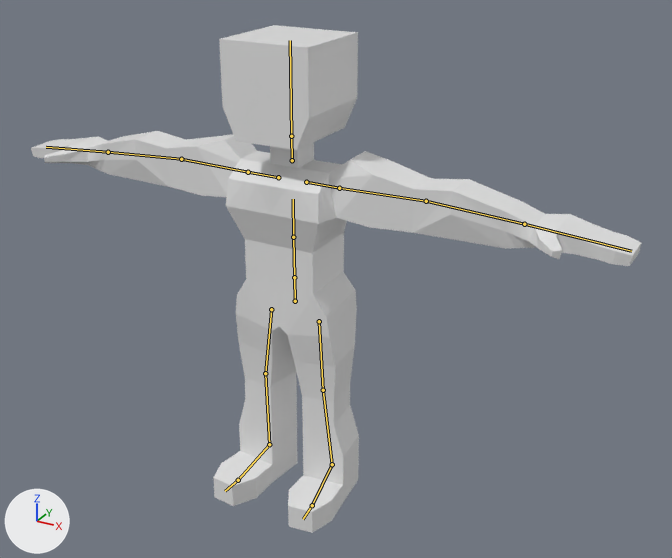
The Blender file ragdoll1.blend: old version first, new version second.
One viewpoint serves both versions: a 50 mm lens placed at (1.69, -2.75, 2.32), pointed at (0.16, 0.04, 0.93). Lighting does not change. The marker at lower left points along +X, +Y and +Z. The bones that bend it are drawn over the model as lines.
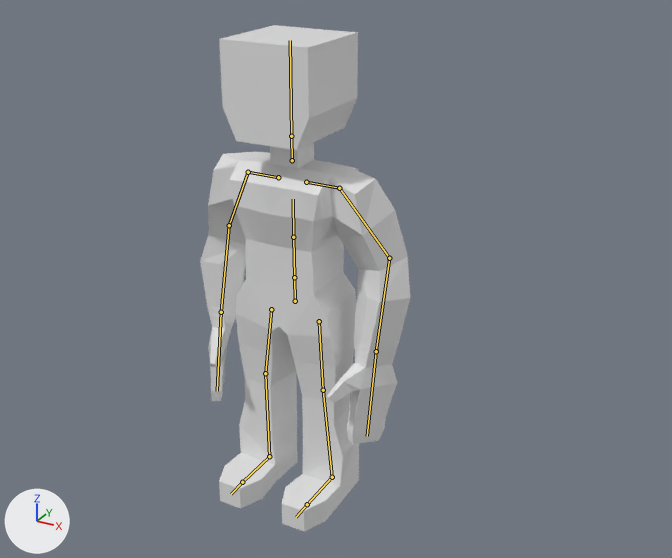
The newer file adds an action. The first version stands in its rest pose; the second is drawn at frame 1 of the action 'Idle'.

Boxes [x1, y1, x2, y2] around the edits, measured in the pictures (672 x 558 px):
'Cube', posed (65% narrower)
    before: [31, 25, 641, 533]
    after: [200, 25, 410, 532]

The change in detail:
Bone 'hand.ik.L' (bone_hand_ik_l) moves from (0.0, 0.0, 0.0) to (6.44, -4.81, 0.01).
Bone 'hand.ik.R' (bone_hand_ik_r) moves from (0.0, 0.0, 0.0) to (-6.44, -4.81, 0.01).
